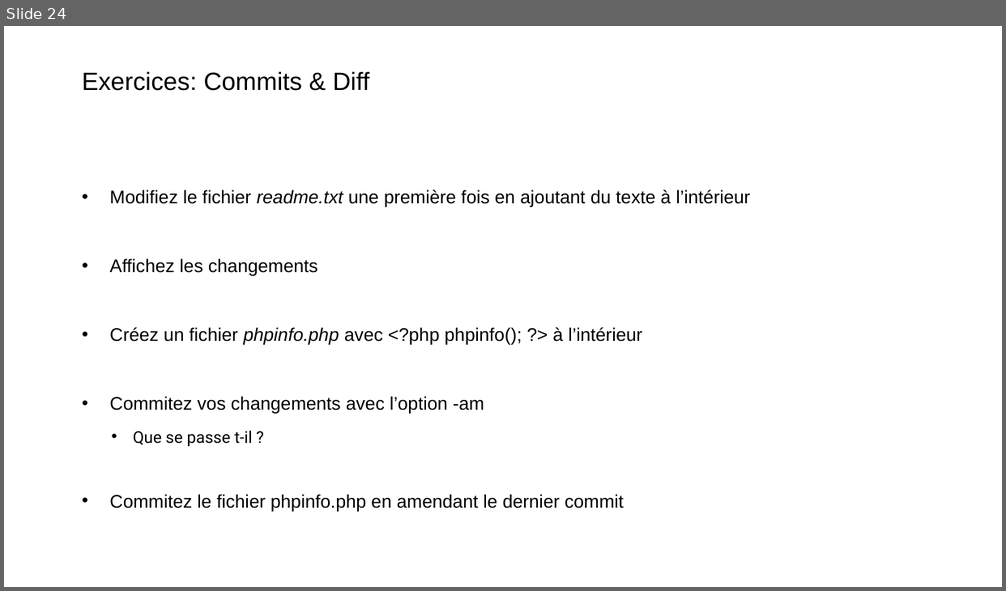
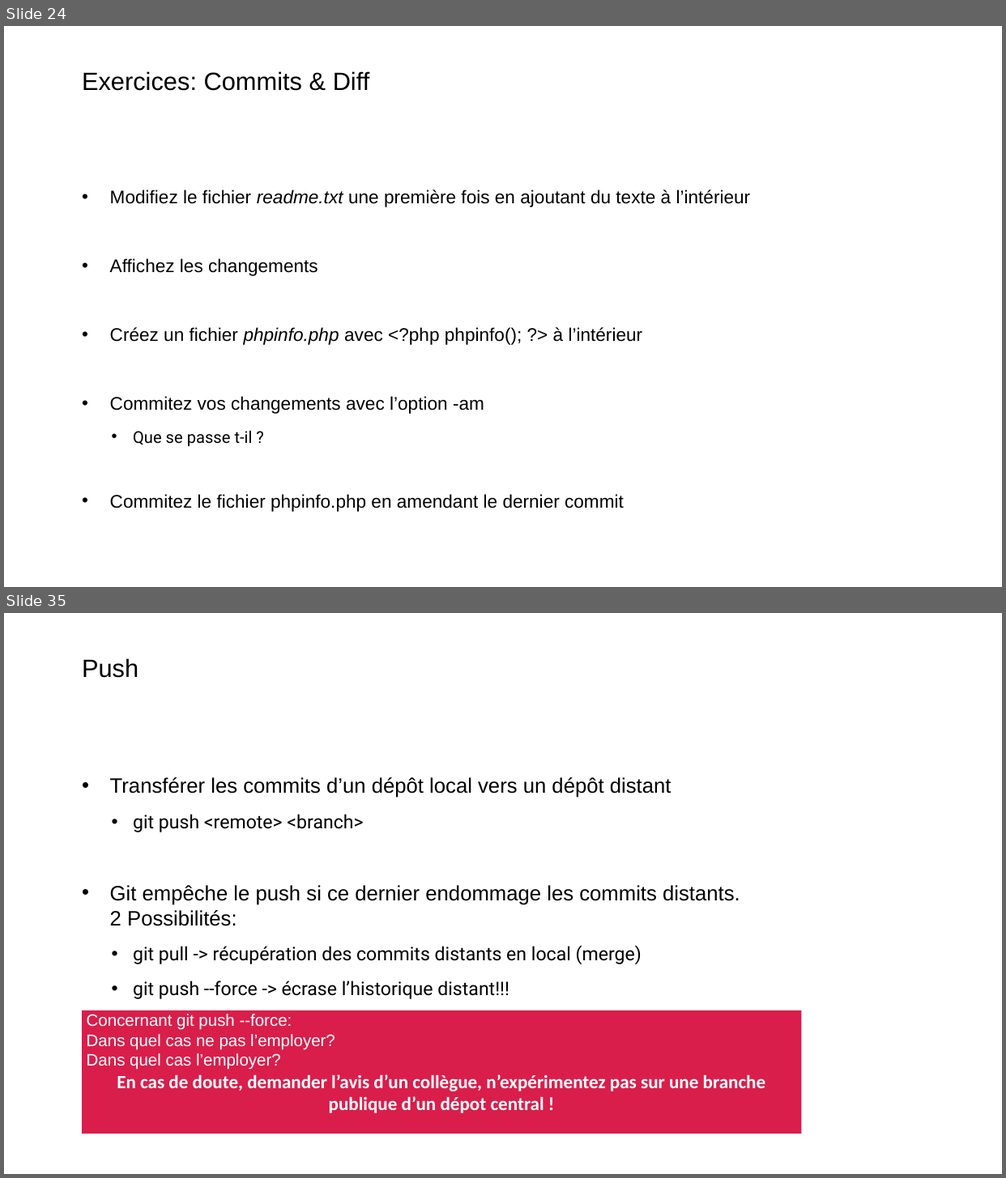
Before and after one commit to Xaviou1003/formation-git, a slide deck: Formation Git - basique.pptx. Shown one above the other, each under a label of ours: slide 24 before the commit, slides 24 and 35 after it; the slides between them are not shown. The pictures are 1006x591 and 1006x1178 pixels, drawn with LibreOffice and Linux fonts; fonts in the diff are those of the drawing; background and template pictures are left out. Boxes give left, top, right and bottom in pixels: in the first picture for what was removed or moved away, otherwise in the second. Text is boxed around its words. In the diff, an @@ line names an element or a change of style, - is before the commit and + after.

```diff
--- a/Formation Git - basique.pptx
+++ b/Formation Git - basique.pptx
@@ slide 35 added at (4, 613, 1002, 1174), background picture (left out) @@
@@ title added at (82, 658, 138, 678), 24 pt, text #000000 @@
+Push
@@ text added at (110, 777, 740, 999), 20 pt, text #000000 @@
+• Transférer les commits d’un dépôt local vers un dépôt distant
+  • git push <remote> <branch>
+• Git empêche le push si ce dernier endommage les commits distants.
+  2 Possibilités:
+  • git pull -> récupération des commits distants en local (merge)
+  • git push --force -> écrase l’historique distant!!!
@@ rectangle added at (82, 1011, 802, 1134), fill #D91E4B, 18 pt, text #FFFFFF, bold @@
+Concernant git push --force:
+Dans quel cas ne pas l’employer?
+Dans quel cas l’employer?
+En cas de doute, demander l’avis d’un collègue, n’expérimentez pas sur une branche
+publique d’un dépot central !
```
Also in this commit, not shown: 2 slides changed, 21 other slides added, 3 other files.
